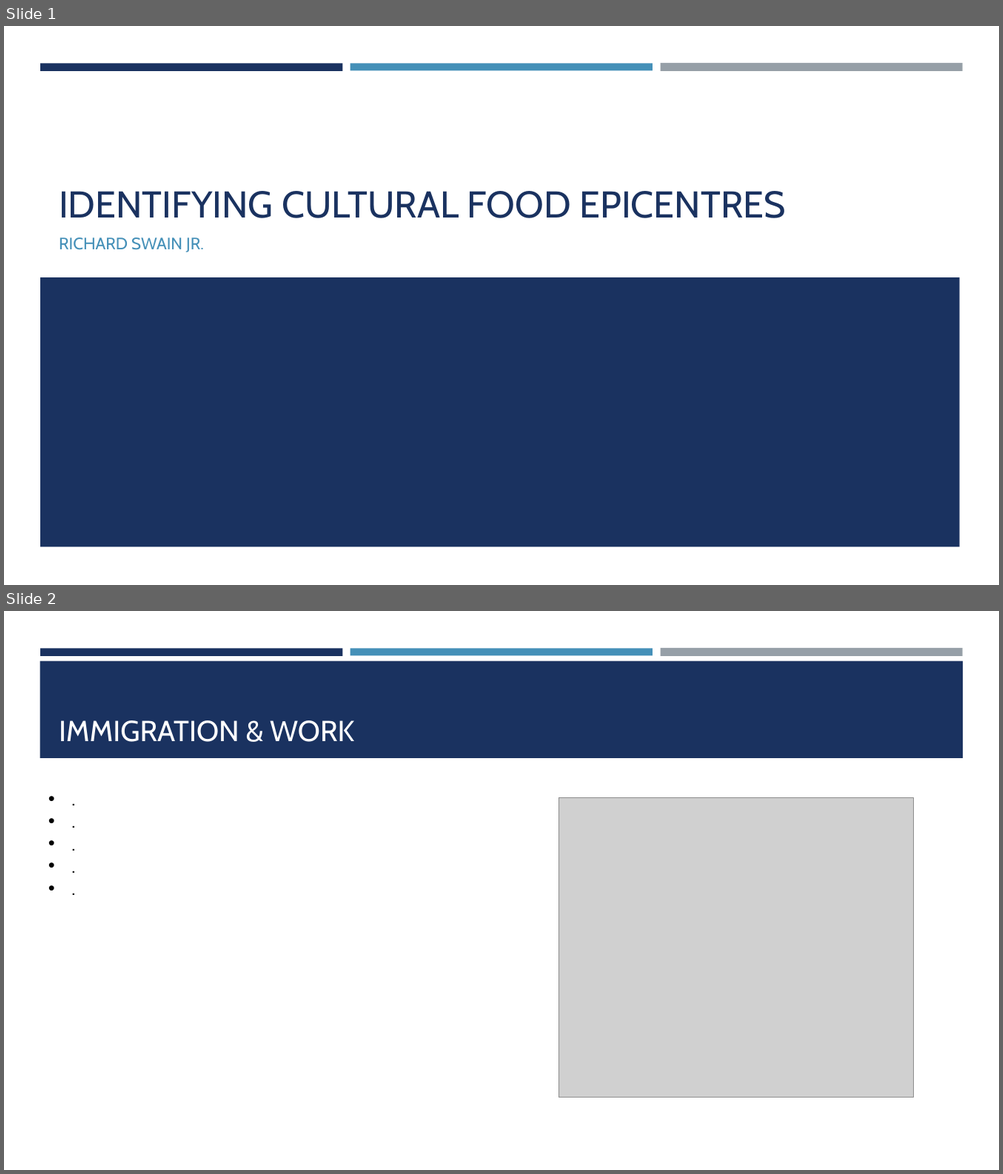
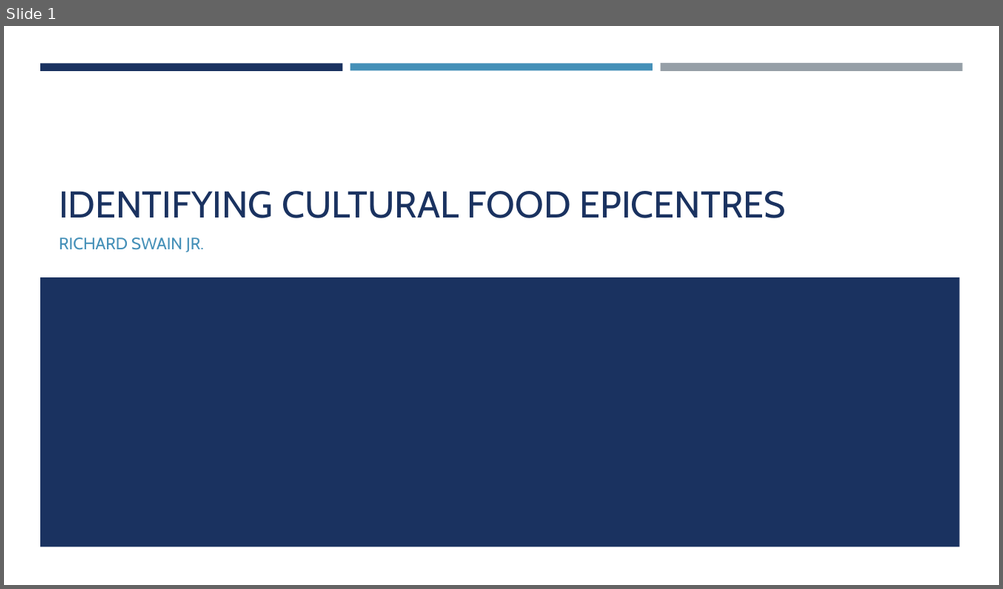
Before and after one commit to Exswain/Neighbourhood-Capstone, a slide deck: Data Science Final Project Presentation.pptx. Shown one above the other, each under a label of ours: slides 1 and 2 before the commit, slide 1 after it. The pictures are 1003x1174 and 1003x589 pixels, drawn with LibreOffice and Linux fonts; fonts in the diff are those of the drawing; grey boxes stand for pictures. Boxes give left, top, right and bottom in pixels: in the first picture for what was removed or moved away, otherwise in the second. Text is boxed around its words. In the diff, an @@ line names an element or a change of style, - is before the commit and + after.

```diff
--- a/Data Science Final Project Presentation.pptx
+++ b/Data Science Final Project Presentation.pptx
@@ slide 2 removed at bbox=[4, 611, 999, 1170], background #FFFFFF; not listed: 3 template elements that a slide beside it also shows @@
@@ rectangle removed at bbox=[40, 661, 963, 758] @@
@@ title removed at bbox=[59, 721, 354, 742] @@
-IMMIGRATION & WORK
@@ text removed at bbox=[41, 784, 550, 927] @@
-• .
-• .
-• .
-• .
-• .
@@ picture removed at bbox=[558, 797, 913, 1097] @@
```
Also in this commit, not shown: 7 slides added, 1 other file.
